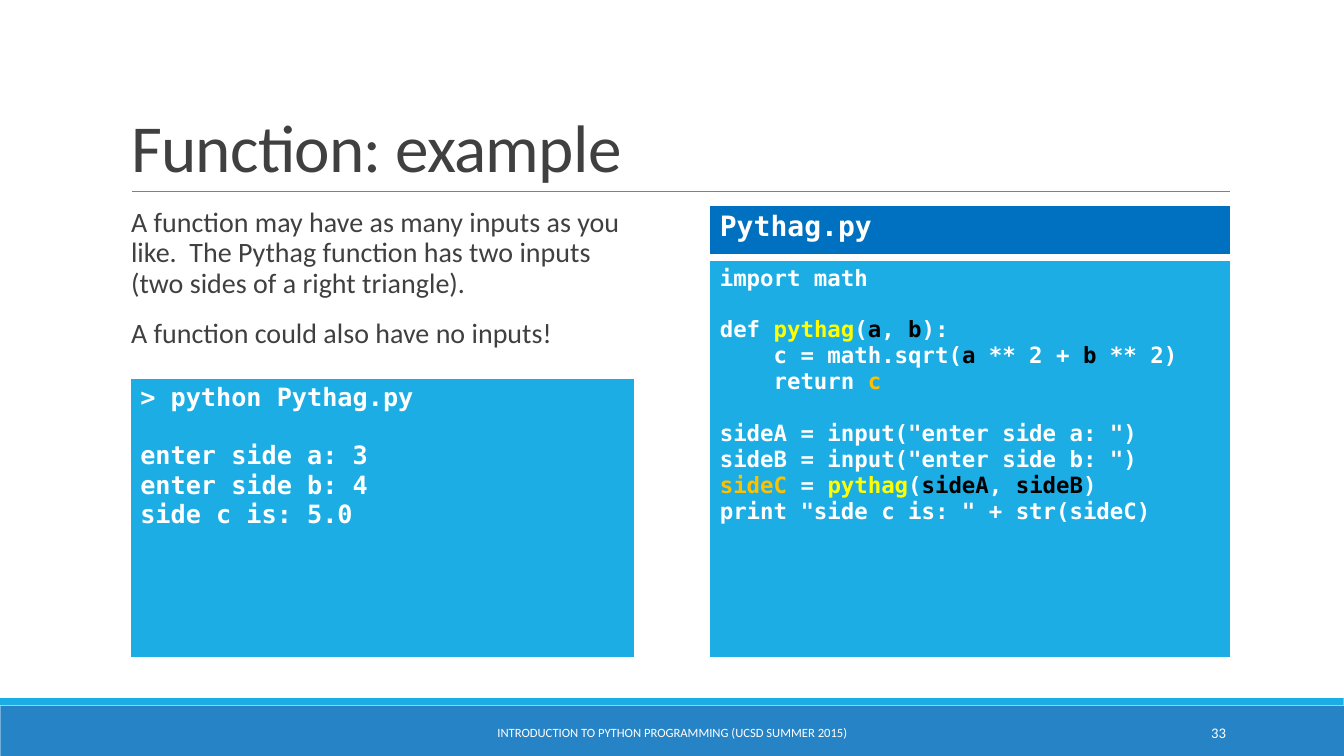
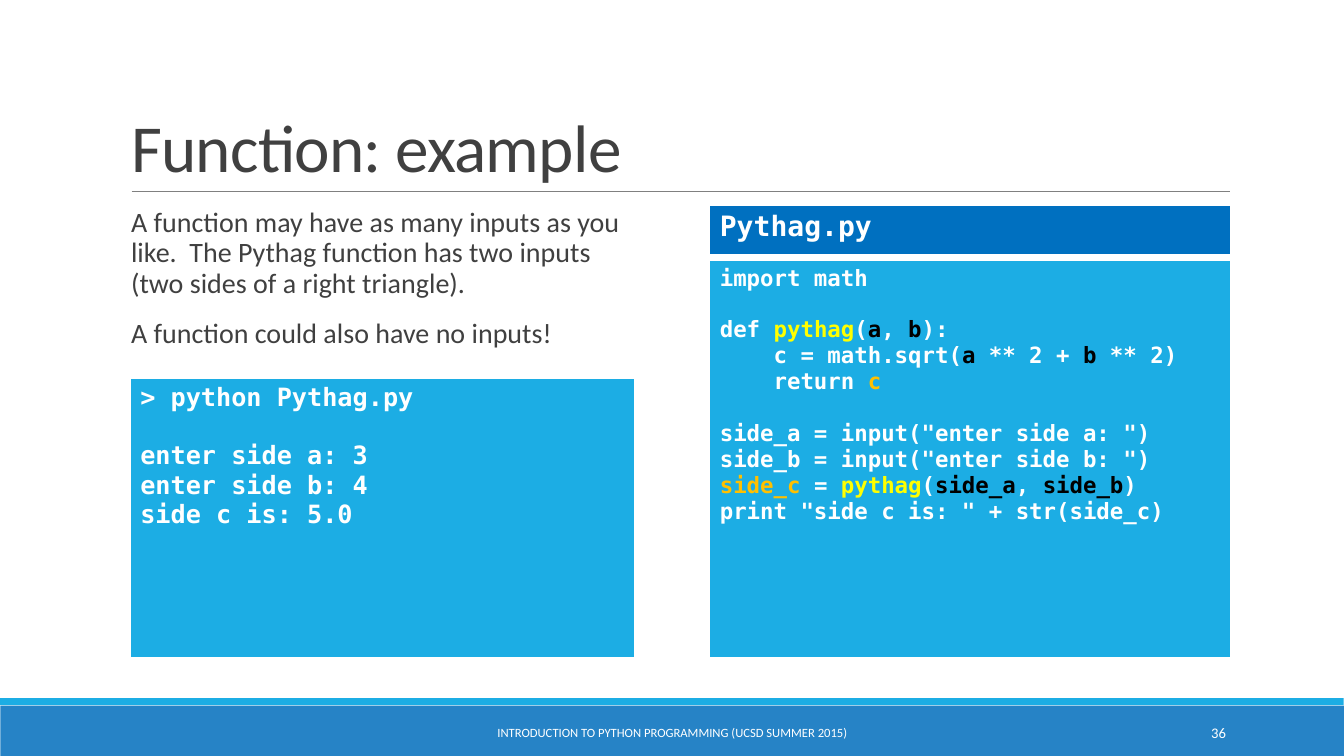
Before and after one commit to natanhaim/PythonSlidesUcsd, a slide deck: slide 36 of IntroPythonProgramming.pptx (slide 33 before the commit). Drawn at 1344x756 pixels with LibreOffice and Linux fonts; fonts in the diff are those of the drawing; background and template pictures are left out. Boxes give left, top, right and bottom in pixels: in the first picture for what was removed or moved away, otherwise in the second. Text is boxed around its words. In the diff, an @@ line names an element or a change of style, - is before the commit and + after.

```diff
--- a/IntroPythonProgramming.pptx
+++ b/IntroPythonProgramming.pptx
@@ table at (x1=710, y1=260, x2=1231, y2=658) @@
@@ row 1, column 1: "import math / def pythag(a, b): / c = math.sqrt(a ** 2 + b ** 2) / return c / sideA = input("enter side a: ") / sideB = input("enter side b: ") / sideC = pythag(sideA, sideB) / print "side c is: " + str(sideC)" to "import math / def pythag(a, b): / c = math.sqrt(a ** 2 + b ** 2) / return c / side_a = input("enter side a: ") / side_b = input("enter side b: ") / side_c = pythag(side_a, side_b) / print "side c is: " + str(side_c)" @@
@@ page number at (x1=1211, y1=728, x2=1226, y2=738): text changed @@
-33
+36
```
Also in this commit, not shown: 1 other slide changed, 17 slides added, 4 other files.
